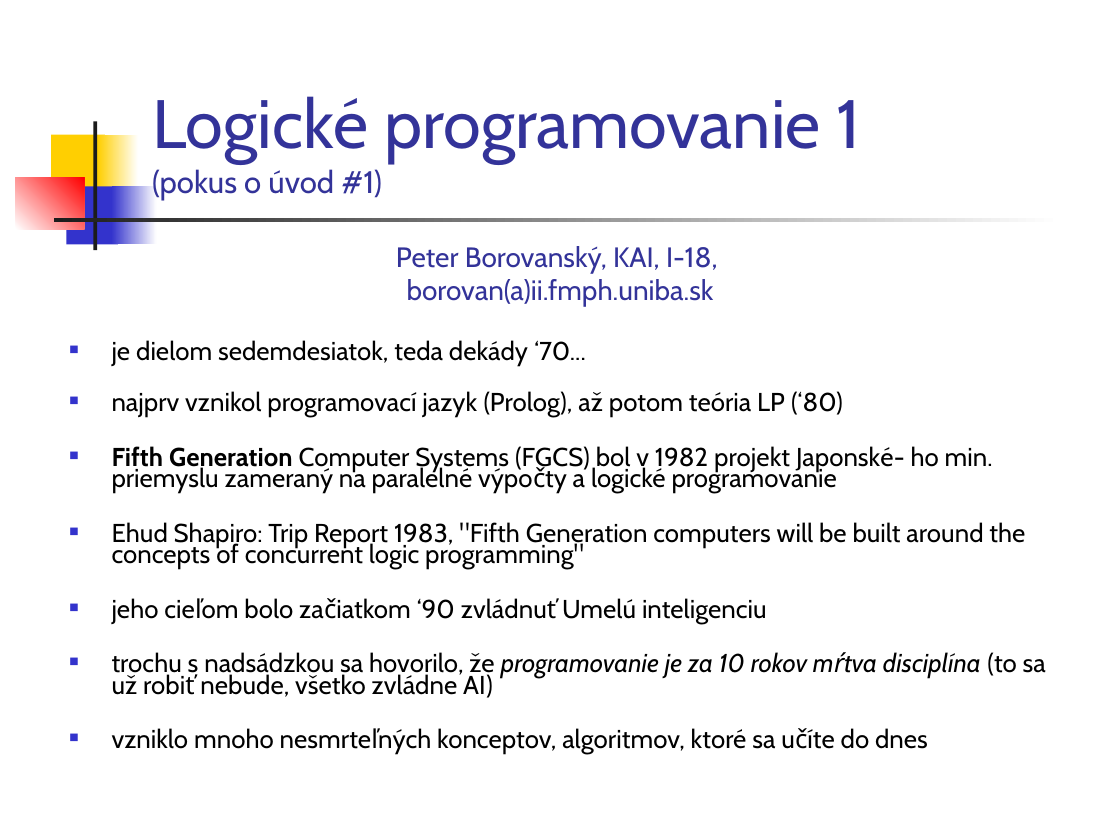
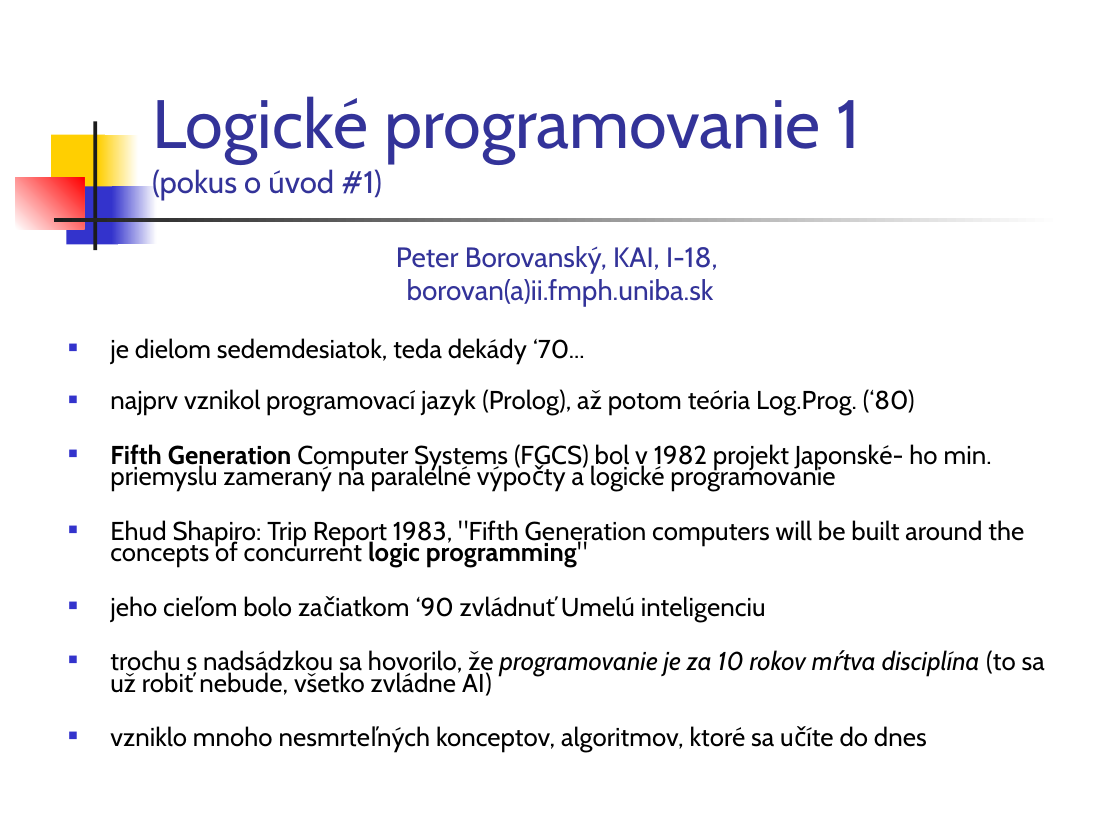
Before and after one commit to paradigmy/Prednasky, a slide deck: slide 1 of 10/logicke1.ppt. Drawn at 1120x840 pixels with LibreOffice and Linux fonts; fonts in the diff are those of the drawing. Boxes give left, top, right and bottom in pixels: in the first picture for what was removed or moved away, otherwise in the second. Text is boxed around its words. In the diff, an @@ line names an element or a change of style, - is before the commit and + after.

```diff
--- a/10/logicke1.ppt
+++ b/10/logicke1.ppt
@@ text at bbox=[110, 389, 915, 415]: text changed @@
-■ najprv vznikol programovací jazyk (Prolog), až potom teória LP (‘80)
+■ najprv vznikol programovací jazyk (Prolog), až potom teória Log.Prog. (‘80)
@@ text at bbox=[110, 520, 1024, 567]: bold on in "logic programming"" @@
```
Also in this commit, not shown: 10 other slides changed, 4 other files.
